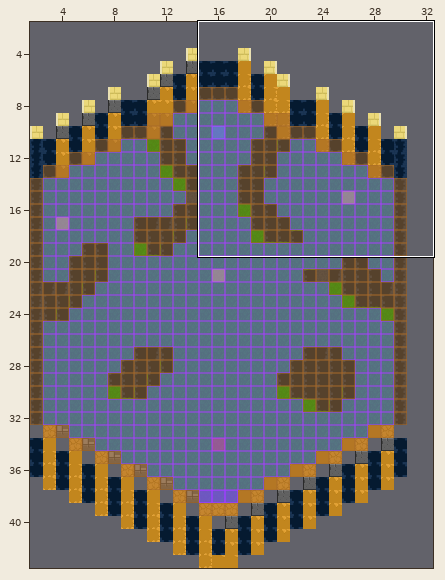
A Tiled map gets an edit: GameName/Output/Assets/Maps/level 1.tmx. Above, an overview of the earlier version with the close-up marked.
Close-up. As it was:
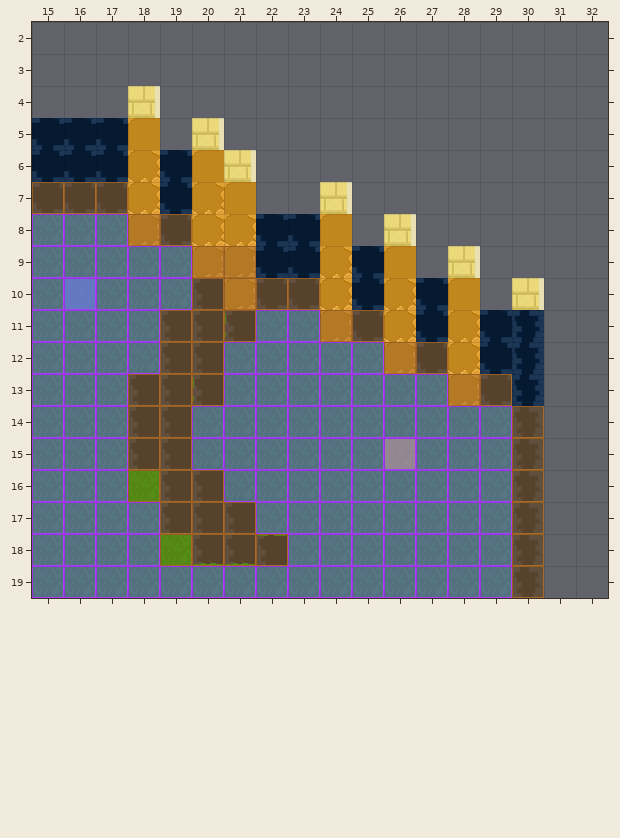
Cells are 32x32 px. Shown: x 15..32, y 2..19. The commit also changed other parts of the map, which this record leaves out. The commit also replaced the tileset; all pictures use the new one.
After:
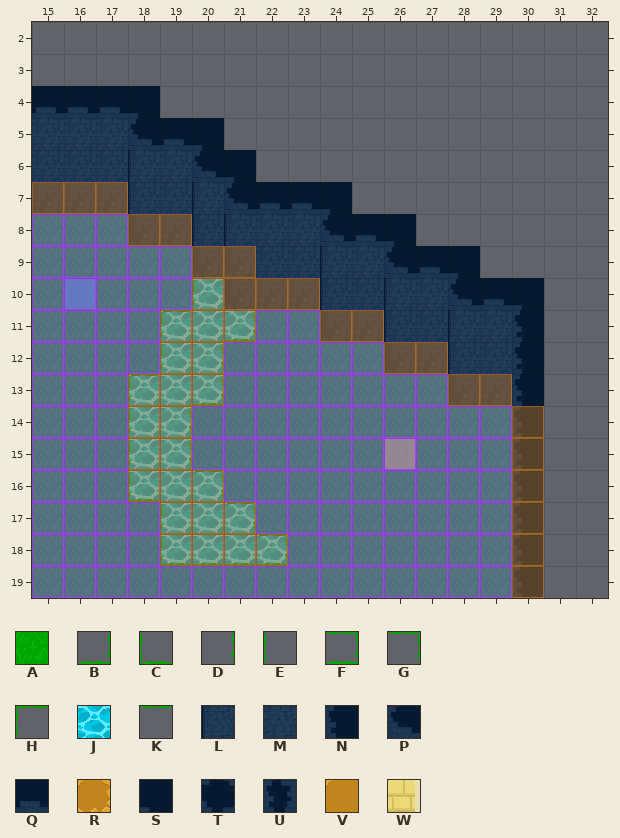
Key: from "tileset": A 17, B 20, C 22, D 35, E 39, F 50, G 52, H 54, J 67, K 69, L 80, M 81, N 99, P 115, Q 116, R 120, S 130, T 145, U 147, V 171, W 194.
_ is an empty cell, # one hidden under a higher layer.
The exact change:
Layer "water":
y 10: x 20 N -> J
y 11: x 19..21 NNN -> JJJ
y 12: x 19..20 NN -> JJ
y 13: x 18..20 NNN -> JJJ
y 14..15: x 18..19 NN -> JJ
y 16: x 18..20 #NN -> JJJ
y 17: x 19..21 NNN -> JJJ
y 18: x 19..22 #NNN -> JJJJ
Layer "grass":
y 10: x 20 _ -> E
y 11: x 19 _ -> H; x 21 E -> B
y 12: x 19..20 __ -> ED
y 13: x 18 _ -> H; x 20 E -> B
y 14..15: x 18..19 __ -> ED
y 16: x 18 A -> C; x 20 _ -> G
y 17: x 19 _ -> E; x 21 _ -> G
y 18: x 19 A -> C; x 22 K -> F
Layer "walls":
y 4: x 15..18 ___W -> QQQS
y 5: x 15..20 TTTV_W -> MMMPQS
y 6: x 15..21 TTTRTVW -> MMMLMPS
y 7: x 15..24 TTTRTRV__W -> MMMLMLPQQS
y 8: x 18..26 RTRRTTV_W -> LMLLMMPQS
y 9: x 20..28 RRTTRTV_W -> LLMMLMPQS
y 10: x 21..30 RTTRTRTV_W -> LMMLMLMPQS
y 11: x 24..30 RTRTRTU -> LMLMLMN
y 12: x 26..30 RTRTU -> LMLMN
y 13: x 28..30 RTU -> LMN
